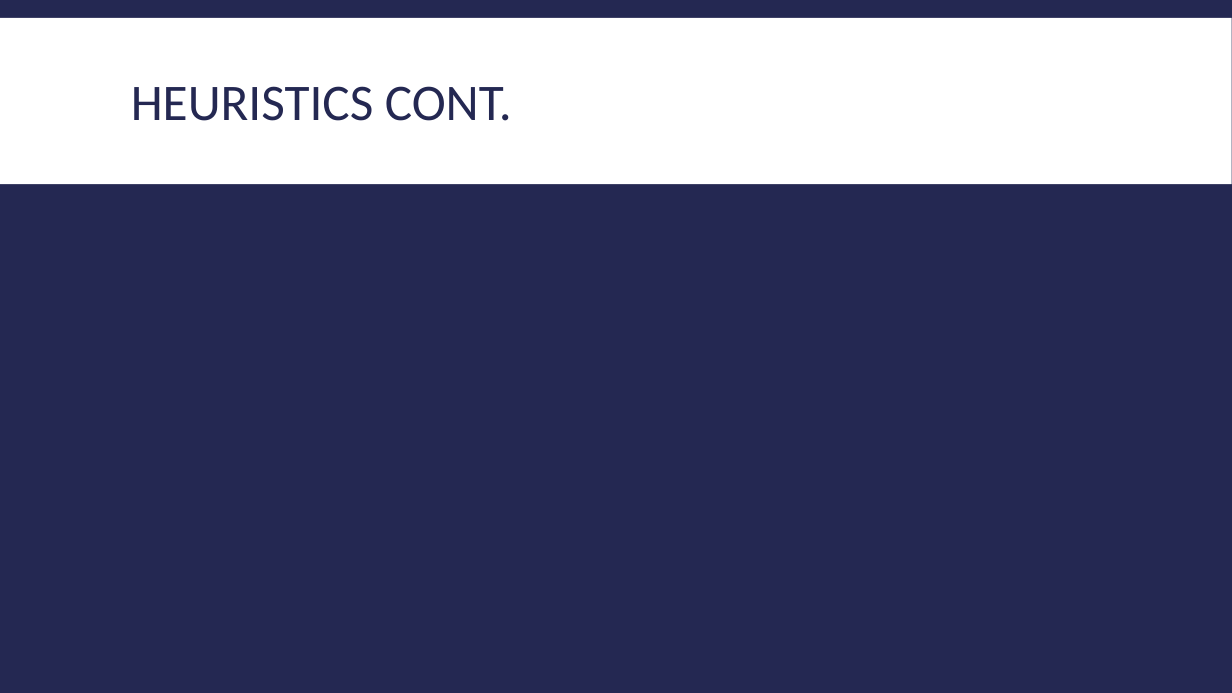
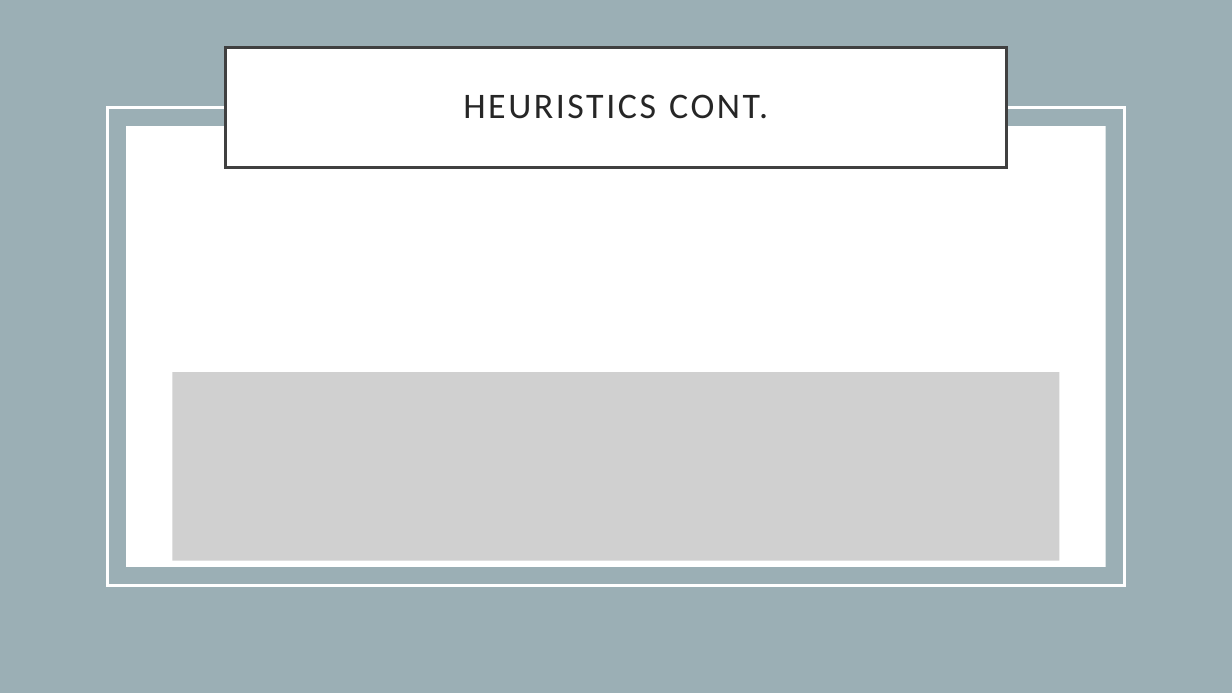
Before and after one commit to Jacobsma/CS477-Project, a slide deck: slide 19 of implementation.pptx. Drawn at 1232x693 pixels with LibreOffice and Linux fonts; fonts in the diff are those of the drawing; grey boxes stand for pictures. Boxes give left, top, right and bottom in pixels: in the first picture for what was removed or moved away, otherwise in the second. Text is boxed around its words. In the diff, an @@ line names an element or a change of style, - is before the commit and + after.

```diff
--- a/implementation.pptx
+++ b/implementation.pptx
@@ background #242852 to #FFFFFF @@
@@ rectangle removed at bbox=[0, 18, 1232, 184] @@
@@ rectangle added at bbox=[0, 0, 1232, 693], fill #9BAFB5 @@
@@ title "HEURISTICS CONT.": place and size @@
-title "HEURISTICS CONT." at bbox=[131, 86, 512, 121]
+title "HEURISTICS CONT." at bbox=[226, 47, 1006, 167]
@@ title "HEURISTICS CONT." at bbox=[226, 47, 1006, 167]: size 40 to 28 pt, text colour #242852 to #262626, letter spacing 0 to 2 pt; alignment left to centre; line spacing 0.85 to 0.9; fill none to #FFFFFF; outline none to #404040 2.5 pt @@
@@ rectangle added at bbox=[107, 107, 1125, 586], outline #FFFFFF 2.5 pt @@
@@ rectangle added at bbox=[127, 126, 1106, 567], fill #FFFFFF @@
@@ picture added at bbox=[173, 372, 1060, 561] @@
```
Also in this commit, not shown: 20 other slides changed, 3 slides added, 3 slides removed, 1 other file.
